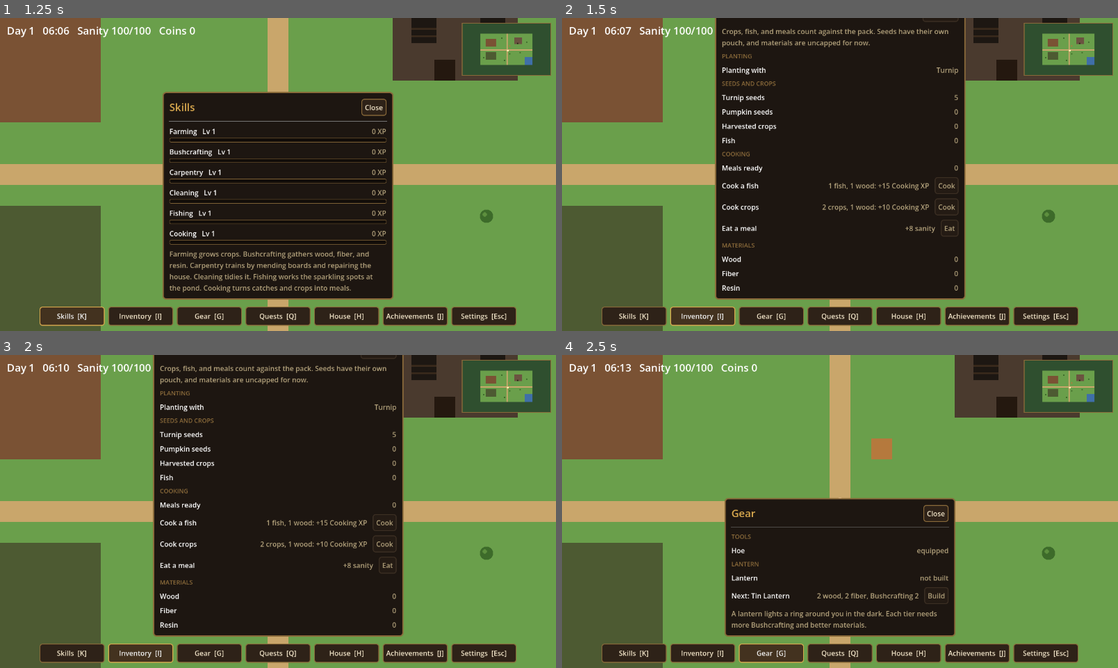
Above: before the commit, frames 1-4 (two rows, left to right).
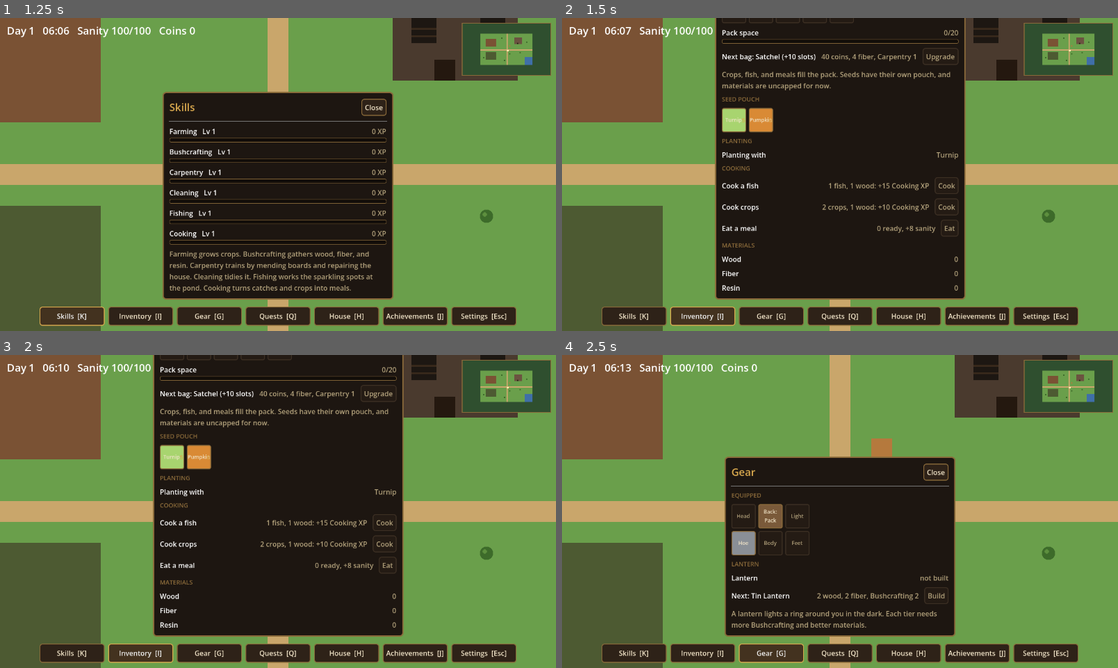
Above: after the commit, the same moments.

Repository: joshj1108/CrowCreekHollow
Game: Godot game, scene res://scenes/main.tscn
Two runs of this game, one before a commit and one after it. Both use one fixed random seed, a clock stepped at 60 frames per second and the inputs below.
Inputs:
- Up to frame 1 (1.25 s): click "Skills [K]" at 0.5 s
- Up to frame 2 (1.5 s): click "Inventory [I]" at 1.25 s
- Up to frame 3 (2 s): no input
- Up to frame 4 (2.5 s): click "Gear [G]" at 2 s

Frame 1 is identical in both runs. In frame 2, 3.1% of the frame differs, in the area x 28-72%, y 0-69%; in frame 3, 3.1%; in frame 4, 6.9%, in the area x 29-71%, y 32-64%.

Commit message:
Show pack, seed pouch, and gear as slot grids
Adds a grid row type to the action bar. The pack shows one slot per unit of
capacity, filled by crops, fish, and meals, with empty slots dark. The seed
pouch is a small grid with counts. The Gear panel is a paper-doll grid with
Head, Back (bag), Light (lantern), Hand (hoe), and locked Body and Feet.

Co-Authored-By: Claude Haiku 5.5 <noreply@anthropic.com>
Claude-Session: https://claude.ai/code/session_016EvHBYyFANDWxunM27u84C

Diff:
--- a/scripts/action_bar.gd
+++ b/scripts/action_bar.gd
@@ -127,6 +127,8 @@
 
 
 func _build_row(data: Dictionary) -> Control:
+	if data.has("grid"):
+		return _build_grid(data)
 	if data.has("section"):
 		var heading := Label.new()
 		heading.text = str(data["section"]).to_upper()
@@ -177,6 +179,50 @@
 		block.add_child(bar)
 
 	return block
+
+
+# A grid of item slots, like a bag or equipment panel. Each cell is a dict:
+# color (hex, optional), label, tip, count (optional), empty, or locked.
+func _build_grid(data: Dictionary) -> Control:
+	var grid := GridContainer.new()
+	grid.columns = int(data.get("columns", 5))
+	grid.add_theme_constant_override("h_separation", 6)
+	grid.add_theme_constant_override("v_separation", 6)
+	for cell in data["grid"]:
+		grid.add_child(_build_cell(cell))
+	return grid
+
+
+func _build_cell(cell: Dictionary) -> Control:
+	var empty := bool(cell.get("empty", false))
+	var locked := bool(cell.get("locked", false))
+	var filled := not empty and not locked
+	var bg := COL_BUTTON_DISABLED
+	if filled:
+		bg = Color(str(cell.get("color", "8a6a3a")))
+	var panel := PanelContainer.new()
+	panel.custom_minimum_size = Vector2(56, 56)
+	panel.tooltip_text = str(cell.get("tip", ""))
+	panel.add_theme_stylebox_override("panel", _box(bg, COL_BORDER if filled else Color("3d3024"), 2, 4, 2))
+
+	var label := Label.new()
+	label.text = str(cell.get("label", ""))
+	label.horizontal_alignment = HORIZONTAL_ALIGNMENT_CENTER
+	label.vertical_alignment = VERTICAL_ALIGNMENT_CENTER
+	label.autowrap_mode = TextServer.AUTOWRAP_WORD_SMART
+	label.add_theme_font_size_override("font_size", 12)
+	label.add_theme_color_override("font_color", COL_TEXT if filled else COL_MUTED)
+	panel.add_child(label)
+
+	if cell.has("count"):
+		var count := Label.new()
+		count.text = str(cell["count"])
+		count.horizontal_alignment = HORIZONTAL_ALIGNMENT_RIGHT
+		count.vertical_alignment = VERTICAL_ALIGNMENT_BOTTOM
+		count.add_theme_font_size_override("font_size", 13)
+		count.add_theme_color_override("font_color", COL_ACCENT)
+		panel.add_child(count)
+	return panel
 
 
 func _set_active(tab: String) -> void:
--- a/scripts/main.gd
+++ b/scripts/main.gd
@@ -797,6 +797,7 @@
 	var rows: Array = [
 		{"section": "Pack"},
 		{"name": "Coins", "value": str(money)},
+		{"grid": _pack_cells(), "columns": 5},
 		{
 			"name": "Pack space",
 			"value": "%d/%d" % [_pack_used(), _pack_capacity()],
@@ -812,7 +813,9 @@
 			"action": "upgrade_bag",
 			"enabled": _can_upgrade_bag(),
 		})
-	rows.append({"note": "Crops, fish, and meals count against the pack. Seeds have their own pouch, and materials are uncapped for now."})
+	rows.append({"note": "Crops, fish, and meals fill the pack. Seeds have their own pouch, and materials are uncapped for now."})
+	rows.append({"section": "Seed pouch"})
+	rows.append({"grid": _seed_cells(), "columns": 5})
 	rows.append({"section": "Planting"})
 	rows.append({"name": "Planting with", "value": _seed_label(selected_seed)})
 	if _level("Farming") >= PUMPKIN_LEVEL:
@@ -823,13 +826,7 @@
 			"action": "switch_seed",
 			"enabled": true,
 		})
-	rows.append({"section": "Seeds and crops"})
-	rows.append({"name": "Turnip seeds", "value": str(inventory["seeds"])})
-	rows.append({"name": "Pumpkin seeds", "value": str(inventory["pumpkin_seeds"])})
-	rows.append({"name": "Harvested crops", "value": str(inventory["crops"])})
-	rows.append({"name": "Fish", "value": str(inventory["fish"])})
 	rows.append({"section": "Cooking"})
-	rows.append({"name": "Meals ready", "value": str(inventory["meals"])})
 	rows.append({
 		"name": "Cook a fish",
 		"value": "1 fish, 1 wood: +%d Cooking XP" % XP_COOK_FISH,
@@ -846,7 +843,7 @@
 	})
 	rows.append({
 		"name": "Eat a meal",
-		"value": "+%d sanity" % int(MEAL_SANITY),
+		"value": "%d ready, +%d sanity" % [int(inventory["meals"]), int(MEAL_SANITY)],
 		"button": "Eat",
 		"action": "eat_meal",
 		"enabled": int(inventory["meals"]) > 0,
@@ -860,8 +857,8 @@
 
 func _gear_rows() -> Array:
 	var rows: Array = [
-		{"section": "Tools"},
-		{"name": "Hoe", "value": "equipped"},
+		{"section": "Equipped"},
+		{"grid": _gear_cells(), "columns": 3},
 		{"section": "Lantern"},
 	]
 	if lantern_tier == 0:
@@ -1609,6 +1606,44 @@
 	]
 
 
+# --- Slot grids for the pack, seed pouch, and equipment ---------------------
+
+func _pack_cells() -> Array:
+	var cells: Array = []
+	for i in int(inventory["crops"]):
+		cells.append({"color": "8fd16b", "label": "Crop", "tip": "Harvested crop"})
+	for i in int(inventory["fish"]):
+		cells.append({"color": "6fb8d9", "label": "Fish", "tip": "Fish. Spoils overnight unless stored in the cooler."})
+	for i in int(inventory["meals"]):
+		cells.append({"color": "e0a050", "label": "Meal", "tip": "Cooked meal. Eat it for sanity."})
+	while cells.size() < _pack_capacity():
+		cells.append({"empty": true, "tip": "Empty slot"})
+	return cells
+
+
+func _seed_cells() -> Array:
+	return [
+		{"color": "a8d46f", "label": "Turnip", "count": str(inventory["seeds"]), "tip": "Turnip seeds. Kept in the seed pouch."},
+		{"color": "d98a35", "label": "Pumpkin", "count": str(inventory["pumpkin_seeds"]), "tip": "Pumpkin seeds. Farming %d to plant." % PUMPKIN_LEVEL},
+	]
+
+
+func _gear_cells() -> Array:
+	var bag_name := "Pack" if bag_tier == 0 else str(BAG_TIERS[bag_tier - 1]["name"])
+	var light: Dictionary = {"empty": true, "label": "Light", "tip": "No lantern built yet"}
+	if lantern_tier > 0:
+		var current: Dictionary = LANTERN_TIERS[lantern_tier - 1]
+		light = {"color": "ffd38a", "label": current["name"], "tip": "Light: %s, ring %.1f tiles" % [current["name"], current["radius"]]}
+	return [
+		{"locked": true, "label": "Head", "tip": "Not available yet"},
+		{"color": "7a5a3a", "label": "Back: " + bag_name, "tip": "%s, %d pack slots" % [bag_name, _pack_capacity()]},
+		light,
+		{"color": "8a8f96", "label": "Hoe", "tip": "Hand: hoe, equipped"},
+		{"locked": true, "label": "Body", "tip": "Not available yet"},
+		{"locked": true, "label": "Feet", "tip": "Not available yet"},
+	]
+
+
 # --- Repairs and mending ----------------------------------------------------
 
 func _can_repair() -> bool:
Not shown, changed: DESIGN.md
